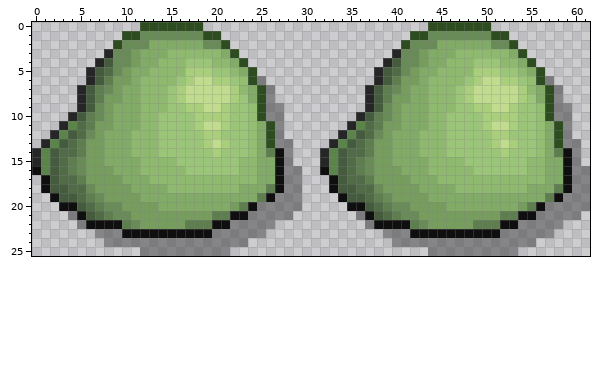
Pixel-art sprite -- assets/images/enemies/slime.png. Above: the version before the commit.
The file is 124x52 pixels, drawn in blocks of 2x2; one block is one cell here. Colours within 5 levels of each other are drawn and written as one.
After:
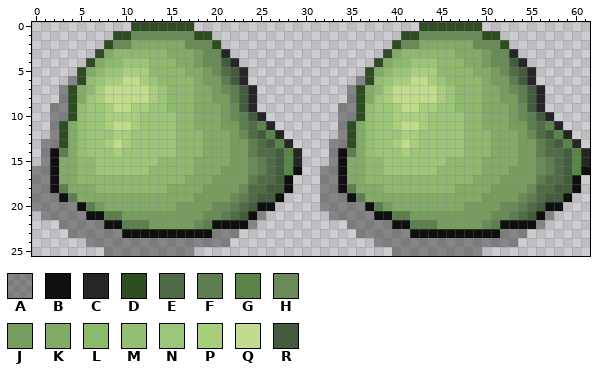
Palette (. is transparent): A #00000059  B #0f0f0f  C #262626  D #2d4d21  E #506b46  F #5e7e4f  G #5b844a  H #688b57  J #769c5e  K #82ab67  L #8fb96f  M #94bf73  N #9bc578  P #a9cf7d  Q #c1dc8f  R #445b3e
Edits made:
Changed rows in their new state; - is an unchanged pixel.
first column x 0:
 0 -----------D------.------------------------D------.-----------
 1 ---------D-H------D-.--------------------D-H------D-.---------
 2 --------DH-KK----HH-D.------------------DH-KK----HH-D.--------
 3 -------DKLLLLLLKKKJHHC.----------------DKLLLLLLKKKJHHC.-------
 4 ------DKLLNNNL--KKJHHRC.--------------DKLLNNNL--KKJHHRC.------
 5 -----DKLNNPPP----KKJHERC.------------DKLNNPPP----KKJHERC.-----
 6 ----ADMNPPQQPN--LLKJJFRC..----------ADMNPPQQPN--LLKJJFRC..----
 7 ---ADKLPQQQQQPNLLLKKJHFRC..--------ADKLPQQQQQPNLLLKKJHFRC..---
 8 ---ADKNPQQQQQPNLLLKKJJFRC..--------ADKNPQQQQQPNLLLKKJJFRC..---
 9 --AADMNNPQQPPNNLLLKKKJHRC...------AADMNNPQQPPNNLLLKKKJHRC...--
10 --AADMNNPPPPNN--LLKKKJHFRC..------AADMNNPPPPNN--LLKKKJHFRC..--
11 --ADKMNNPQQPNN--LLKKKJJFEGC.------ADKMNNPQQPNN--LLKKKJJFEGC.--
12 --ADKMNNNPPNNN--LLLKKKJHERGC------ADKMNNNPPNNN--LLLKKKJHERGC--
13 -AADKMNNPQPNNN--LLLKKKJJFERGC----AADKMNNPQPNNN--LLLKKKJJFERGC-
14 .ABFKMNNNPNNNN--LLLKKKJJFEERGC--.ABFKMNNNPNNNN--LLLKKKJJFEERGC
15 .ABKKLLNNNNNNN--LLKKKKJJHFERGC--.ABKKLLNNNNNNN--LLKKKKJJHFERGC
16 AABKKLLNNNNNN----LKKKJJJHFERGB--AABKKLLNNNNNN----LKKKJJJHFERGB
17 AABKKLLLLLLLL----KKKJJJJFEERB.--AABKKLLLLLLLL----KKKJJJJFEERB.
18 AABFKKKLLLLLLLLKKKKJJJJHEERRB.--AABFKKKLLLLLLLLKKKKJJJJHEERRB.
19 AAABFKKKKKKK------JJJJHFERRB..--AAABFKKKKKKK------JJJJHFERRB..
20 AAAAABFJKKKKKK--JJJJHHFERBB...--AAAAABFJKKKKKK--JJJJHHFERBB...
21 -AAA-ABB-FJ--------HH-ERB-...----AAA-ABB-FJ--------HH-ERB-...-
22 ---AA-AA---FF----JH---BB-..--------AA-AA---FF----JH---BB-..---
23 ----AAA----------------...----------AAA----------------...----
24 ------AA--------------..--------------AA--------------..------
25 --------AAAA------....------------------AAAA------....--------
Boxes around the changes in both pictures, in picture pixels (x1, y1, x2, y2):
changed: (32, 22, 590, 256)
